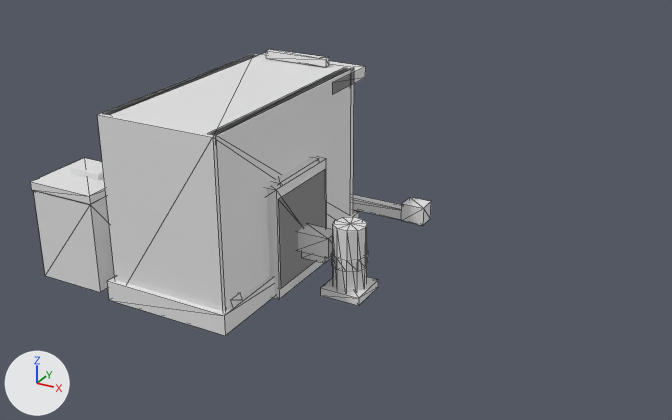
What one commit did to the glTF model game/Airside/Assets/Airside/Art/Models/Props/mdl_service_equipment_kit_authored_v01.gltf.
One viewpoint serves both versions: a camera (50 mm lens) standing at (4.83, -6.86, 4.24) and looking at (1.03, 0.04, 0.79). The axes (+X, +Y, +Z) are drawn at lower left. The lights are the same throughout. The older version comes first. Mesh edges are drawn as thin lines on the coarser meshes.

Names of what the first picture shows: 'bin', 'bin_lid', 'cone', 'cone_base', 'gpu', 'gpu_body', 'gpu_cable', 'stairs', 'stairs_base', 'stairs_handle', 'towbar', 'towbar_head' and 8 more.
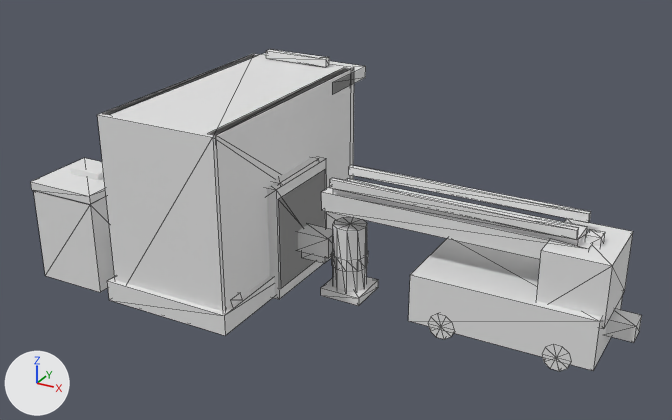
Where the change shows, as pixel boxes (x1, y1, x2, y2) in the pictures (672 x 420 px):
'belt_loader_chassis', added
    after: (408, 238, 623, 371)
'belt_loader_cab', added
    after: (536, 218, 633, 329)
'belt_loader_boom', added
    after: (321, 187, 593, 259)
'belt_loader_rail_l', added
    after: (330, 178, 579, 239)
'belt_loader_rail_r', added
    after: (349, 165, 591, 223)
'belt_loader_belt', added
    after: (333, 178, 587, 244)
'belt_loader_hitch', added
    after: (606, 309, 642, 342)
'belt_loader_light', added
    after: (585, 229, 605, 246)
'belt_loader_wheel_fl', added
    after: (543, 357, 570, 371)
'belt_loader_wheel_rl', added
    after: (429, 327, 454, 339)

Edits to the bpy script that builds the scene:
```text
Add me_belt_loader_light:
    me_belt_loader_light.from_pydata(...)  # a box spanning x 3.34..3.46, y -0.06..0.06, z 1.0..1.1
Add me_belt_loader_hitch:
    me_belt_loader_hitch.from_pydata(...)  # a box spanning x 3.575..3.825, y -0.1..0.1, z 0.275..0.425
Add me_belt_loader_wheel_rl:
    me_belt_loader_wheel_rl.from_pydata(...)  # a 10-sided cylinder along y spanning x 2.18..2.42, y -0.42..-0.28, z 0.036..0.264
Add me_belt_loader_wheel_fl:
    me_belt_loader_wheel_fl.from_pydata(...)  # a 10-sided cylinder along y spanning x 3.18..3.42, y -0.42..-0.28, z 0.036..0.264
Add me_belt_loader_rail_r:
    me_belt_loader_rail_r.from_pydata(...)  # a box spanning x 1.1..3.3, y 0.16..0.2, z 1.11..1.19
Add me_belt_loader_rail_l:
    me_belt_loader_rail_l.from_pydata(...)  # a box spanning x 1.1..3.3, y -0.2..-0.16, z 1.11..1.19
Add me_belt_loader_belt:
    me_belt_loader_belt.from_pydata(...)  # a box spanning x 1.1..3.3, y -0.14..0.14, z 1.02..1.08
Add me_belt_loader_boom:
    me_belt_loader_boom.from_pydata(...)  # a box spanning x 1.0..3.4, y -0.18..0.18, z 0.86..1.04
Add me_belt_loader_cab:
    me_belt_loader_cab.from_pydata(...)  # a box spanning x 3.075..3.625, y -0.35..0.35, z 0.475..1.025
Add me_belt_loader_chassis:
    me_belt_loader_chassis.from_pydata(...)  # a box spanning x 2.0..3.6, y -0.42..0.42, z 0.12..0.58
Add ob_belt_loader_light:
    ob_belt_loader_light = bpy.data.objects.new('belt_loader_light', me_belt_loader_light)
    ob_belt_loader_light.location = (0.0, 0.0, 0.0)
Add ob_belt_loader_hitch:
    ob_belt_loader_hitch = bpy.data.objects.new('belt_loader_hitch', me_belt_loader_hitch)
    ob_belt_loader_hitch.location = (0.0, 0.0, 0.0)
Add ob_belt_loader_wheel_rl:
    ob_belt_loader_wheel_rl = bpy.data.objects.new('belt_loader_wheel_rl', me_belt_loader_wheel_rl)
    ob_belt_loader_wheel_rl.location = (0.0, 0.0, 0.0)
Add ob_belt_loader_wheel_fl:
    ob_belt_loader_wheel_fl = bpy.data.objects.new('belt_loader_wheel_fl', me_belt_loader_wheel_fl)
    ob_belt_loader_wheel_fl.location = (0.0, 0.0, 0.0)
Add ob_belt_loader_rail_r:
    ob_belt_loader_rail_r = bpy.data.objects.new('belt_loader_rail_r', me_belt_loader_rail_r)
    ob_belt_loader_rail_r.location = (0.0, 0.0, 0.0)
Add ob_belt_loader_rail_l:
    ob_belt_loader_rail_l = bpy.data.objects.new('belt_loader_rail_l', me_belt_loader_rail_l)
    ob_belt_loader_rail_l.location = (0.0, 0.0, 0.0)
Add ob_belt_loader_belt:
    ob_belt_loader_belt = bpy.data.objects.new('belt_loader_belt', me_belt_loader_belt)
    ob_belt_loader_belt.location = (0.0, 0.0, 0.0)
Add ob_belt_loader_boom:
    ob_belt_loader_boom = bpy.data.objects.new('belt_loader_boom', me_belt_loader_boom)
    ob_belt_loader_boom.location = (0.0, 0.0, 0.0)
Add ob_belt_loader_cab:
    ob_belt_loader_cab = bpy.data.objects.new('belt_loader_cab', me_belt_loader_cab)
    ob_belt_loader_cab.location = (0.0, 0.0, 0.0)
Add ob_belt_loader_chassis:
    ob_belt_loader_chassis = bpy.data.objects.new('belt_loader_chassis', me_belt_loader_chassis)
    ob_belt_loader_chassis.location = (0.0, 0.0, 0.0)
```
